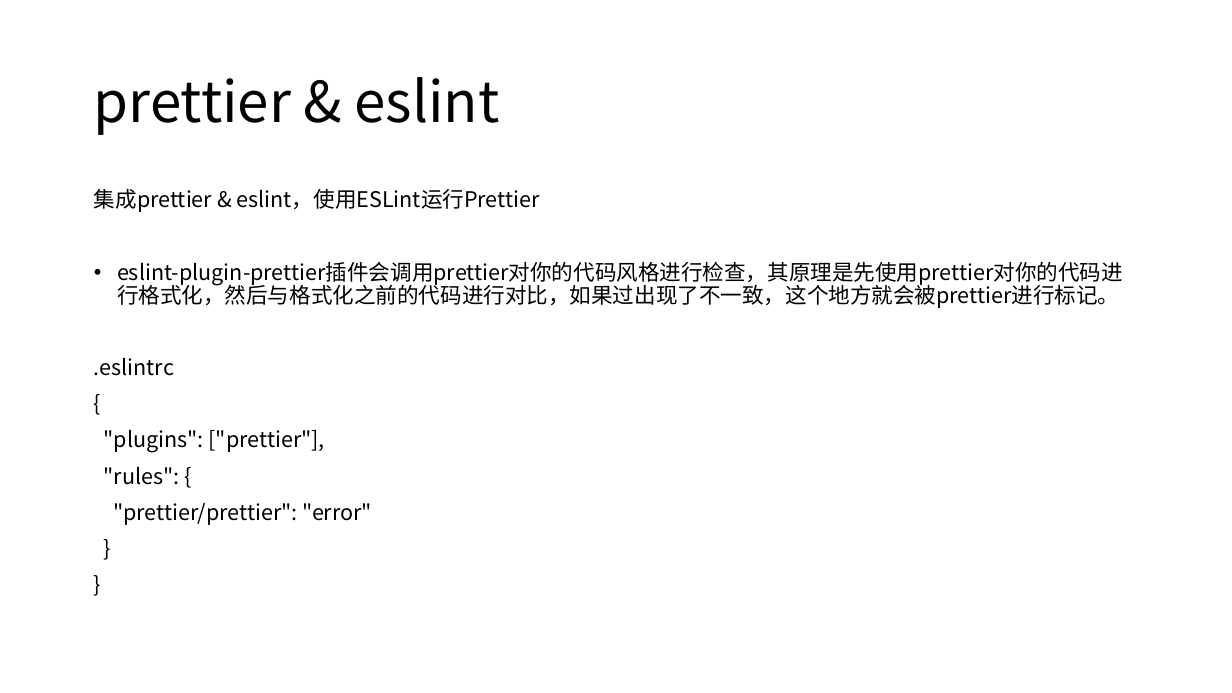
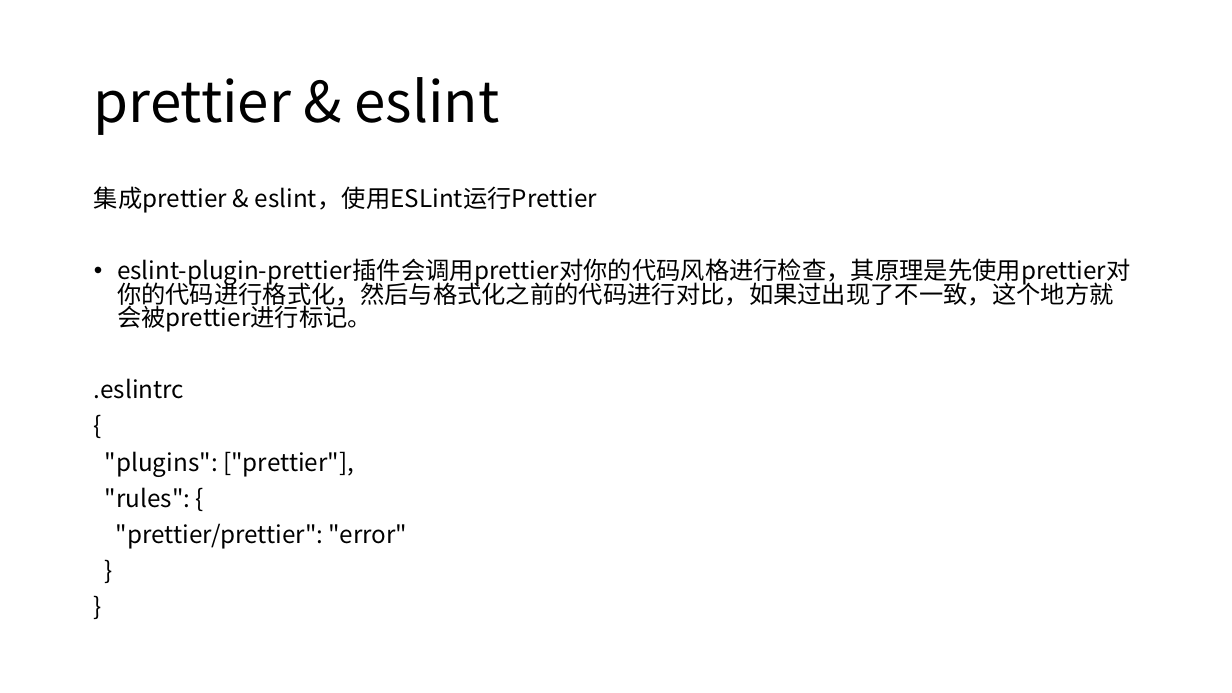
Before and after one commit to Quixote719/Knowledge, a slide deck: slide 15 of 前端工程化的几个常用工具.pptx. Drawn at 1232x693 pixels with LibreOffice and Linux fonts; fonts in the diff are those of the drawing. Boxes give left, top, right and bottom in pixels: in the first picture for what was removed or moved away, otherwise in the second. Text is boxed around its words. In the diff, an @@ line names an element or a change of style, - is before the commit and + after.

```diff
--- a/前端工程化的几个常用工具.pptx
+++ b/前端工程化的几个常用工具.pptx
@@ text "集成prettier & eslint，使用ESLint运行Prettier" at bbox=[94, 186, 1131, 549]: size 16.8 to 18.9 pt; line spacing 0.9 to 0.8 @@
```
Also in this commit, not shown: 3 other slides changed.
